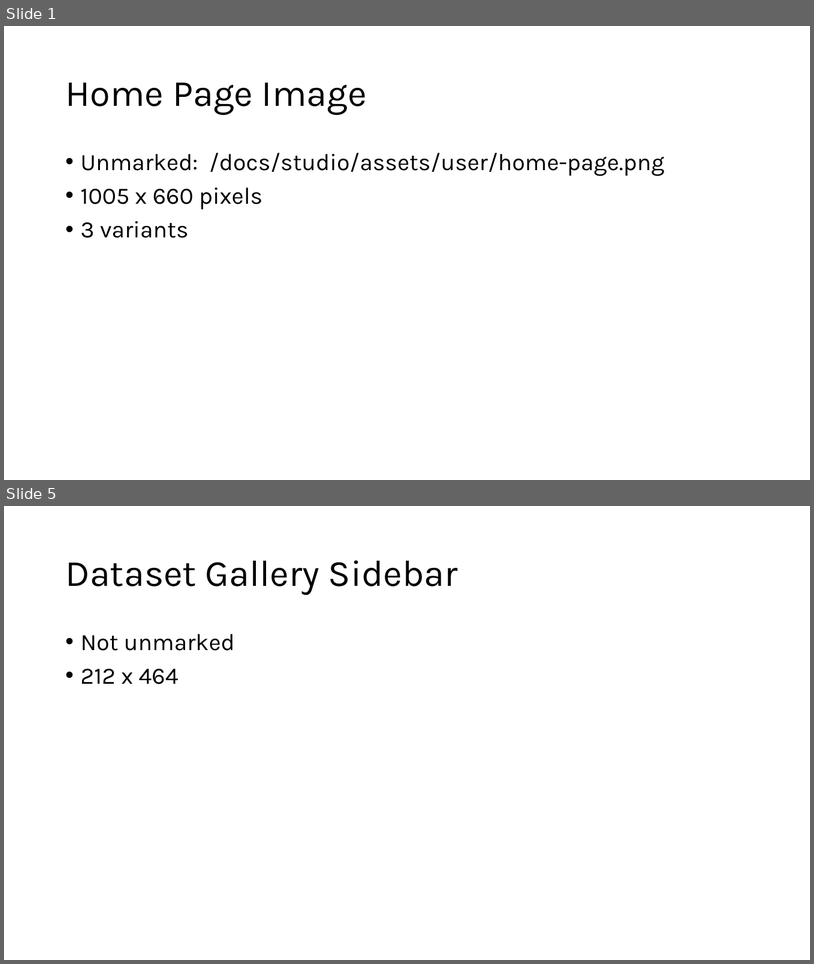
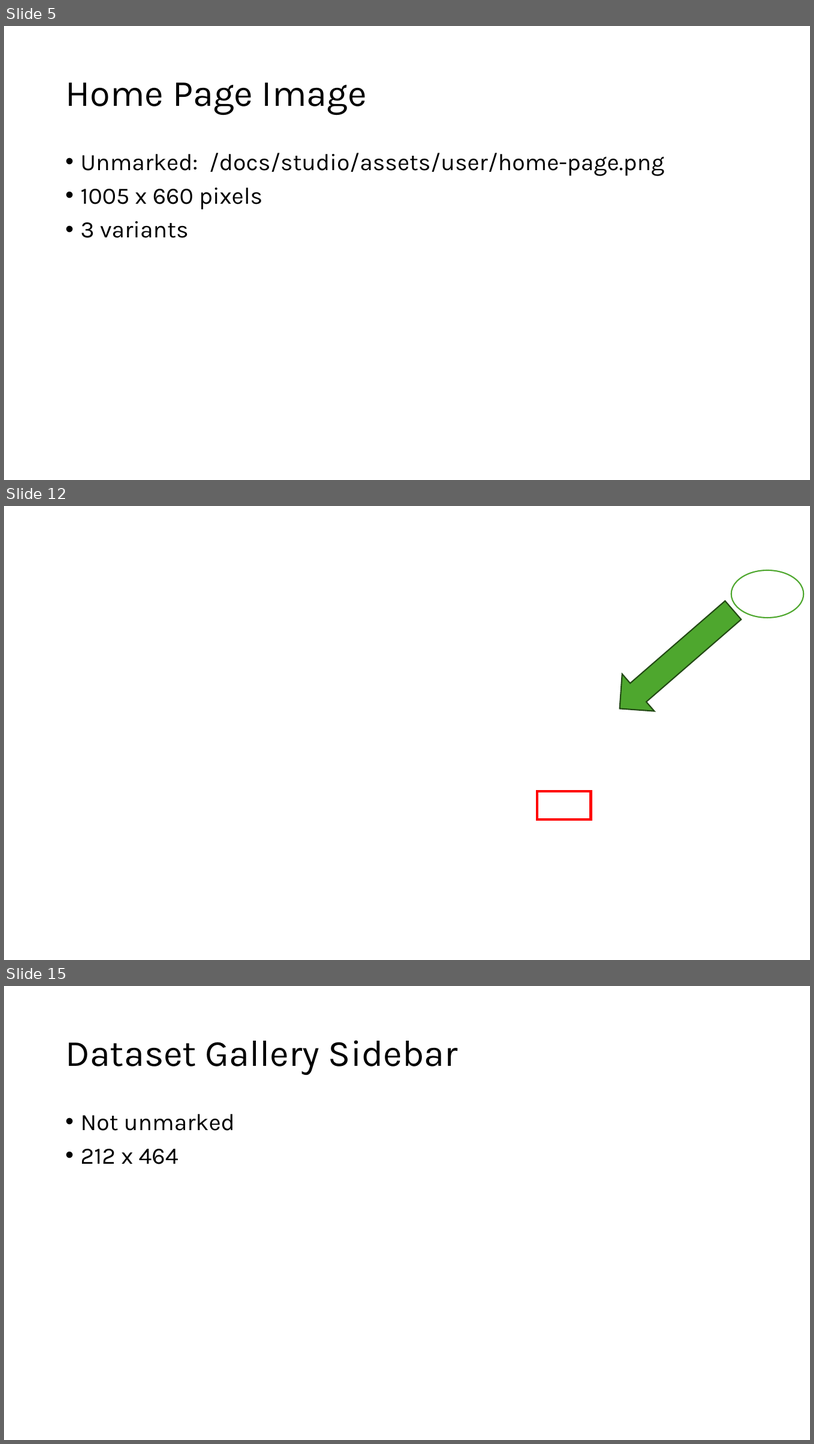
Before and after one commit to EdgeFirstAI/documentation, a slide deck: images_with_layers.pptx. Shown one above the other, each under a label of ours: slides 1 and 5 before the commit, slides 5, 12 and 15 after it; the slides between them are not shown. The pictures are 814x964 and 814x1444 pixels, drawn with LibreOffice and Linux fonts; fonts in the diff are those of the drawing; background and template pictures are left out. Boxes give left, top, right and bottom in pixels: in the first picture for what was removed or moved away, otherwise in the second. Text is boxed around its words. In the diff, an @@ line names an element or a change of style, - is before the commit and + after.

```diff
--- a/images_with_layers.pptx
+++ b/images_with_layers.pptx
@@ slide 12 added at [4,506,810,960], background picture (left out) @@
@@ ellipse added at [732,570,804,618], outline #4EA72E 1.5 pt @@
@@ down arrow added at [604,591,750,727], fill #4EA72E, outline #224914 1.5 pt @@
@@ rectangle added at [537,791,591,819], outline #FF0000 3 pt @@
@@ what was slide 1 is now slide 5 @@
@@ what was slide 5 is now slide 15 @@
```
Also in this commit, not shown: 2 slides changed, 10 other slides added, 1 slide removed, 18 other files.
